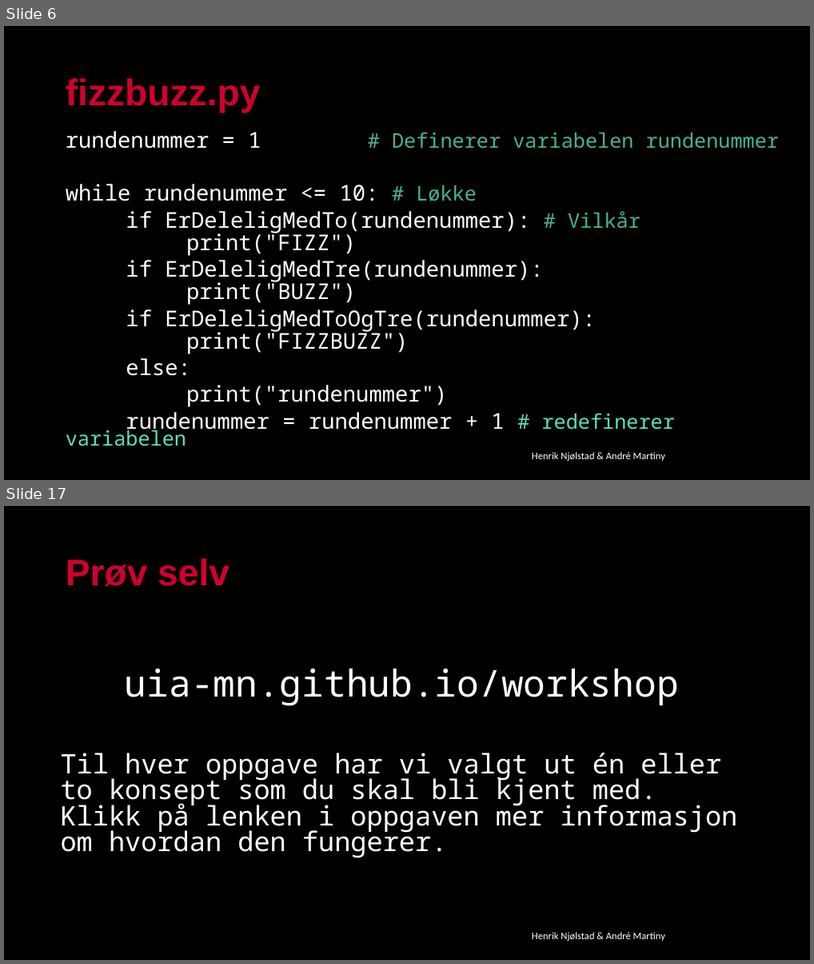
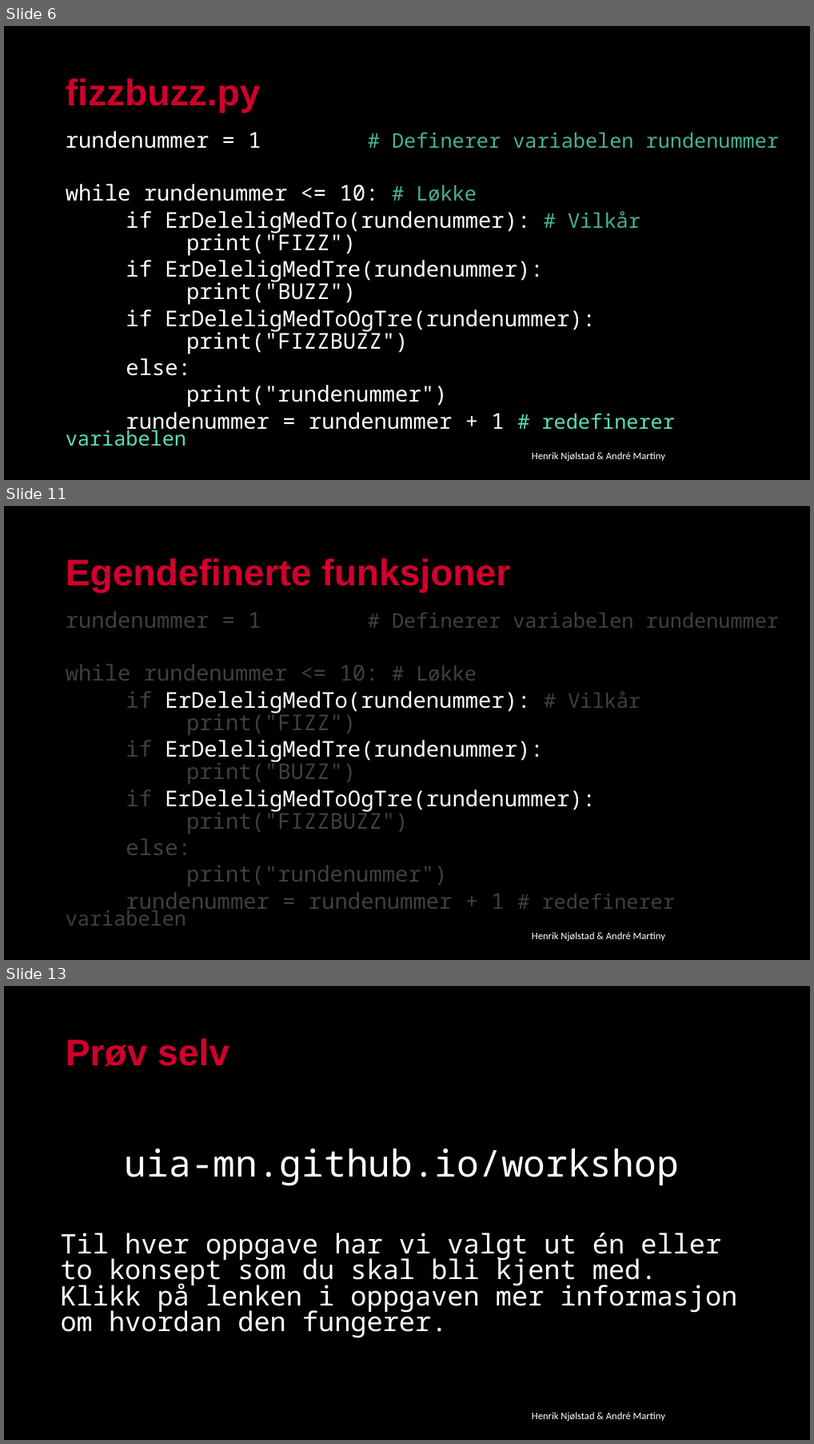
Before and after one commit to kodelaben/kodelaben.github.io, a slide deck: _drafts/Oppgaver/Workshop/Workshop_2PP.pptx. Shown one above the other, each under a label of ours: slides 6 and 17 before the commit, slides 6, 11 and 13 after it; the slides between them are not shown. The pictures are 814x964 and 814x1444 pixels, drawn with LibreOffice and Linux fonts; fonts in the diff are those of the drawing; background and template pictures are left out. Boxes give left, top, right and bottom in pixels: in the first picture for what was removed or moved away, otherwise in the second. Text is boxed around its words. In the diff, an @@ line names an element or a change of style, - is before the commit and + after.

```diff
--- a/_drafts/Oppgaver/Workshop/Workshop_2PP.pptx
+++ b/_drafts/Oppgaver/Workshop/Workshop_2PP.pptx
@@ slide 11 added at (4,506,810,960), background #000000 @@
@@ title added at (66,558,510,593), 44 pt, text #D1002C, bold @@
+Egendefinerte funksjoner
@@ text added at (66,611,779,925), 25.9 pt, text #404040 @@
+rundenummer = 1 # Definerer variabelen rundenummer
+while rundenummer <= 10: # Løkke
+if ErDeleligMedTo(rundenummer): # Vilkår
+    print("FIZZ")
+if ErDeleligMedTre(rundenummer):
+    print("BUZZ")
+if ErDeleligMedToOgTre(rundenummer):
+    print("FIZZBUZZ")
+else:
+print("rundenummer")
+rundenummer = rundenummer + 1 # redefinerer variabelen
@@ text added at (532,932,666,940), 12 pt, text #FFFFFF @@
+Henrik Njølstad & André Martiny
@@ what was slide 17 is now slide 13 @@
```
Also in this commit, not shown: 4 slides changed, 2 other slides added, 7 slides removed, 8 other files.
